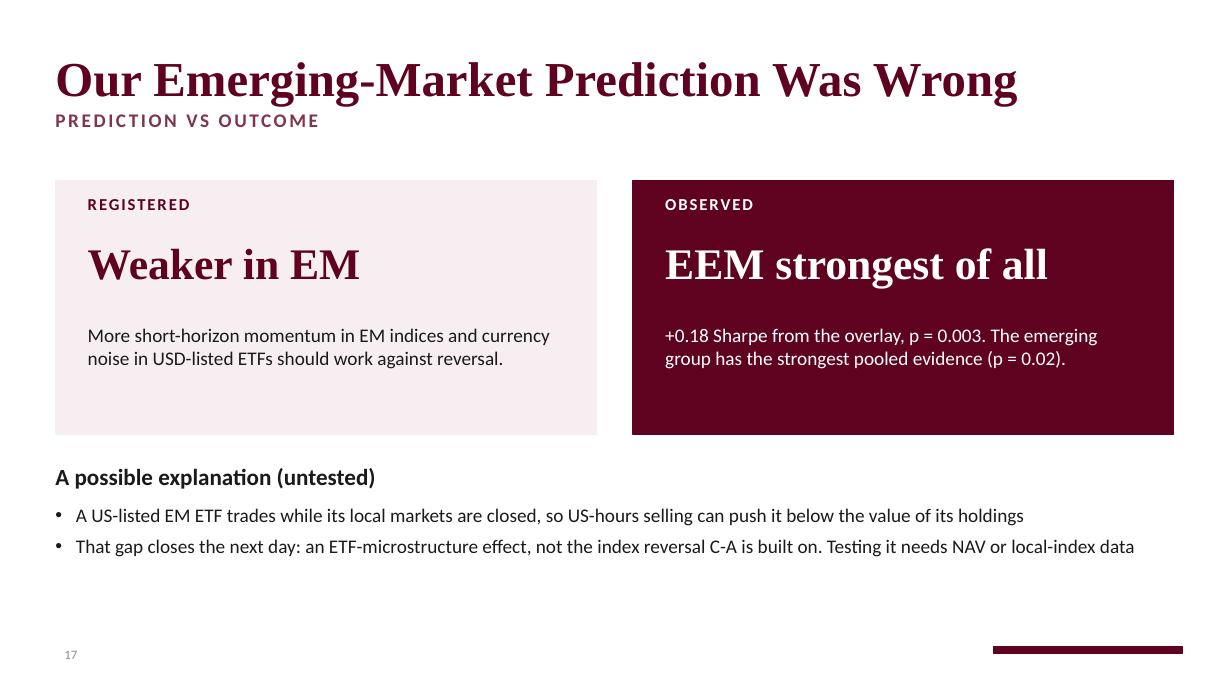
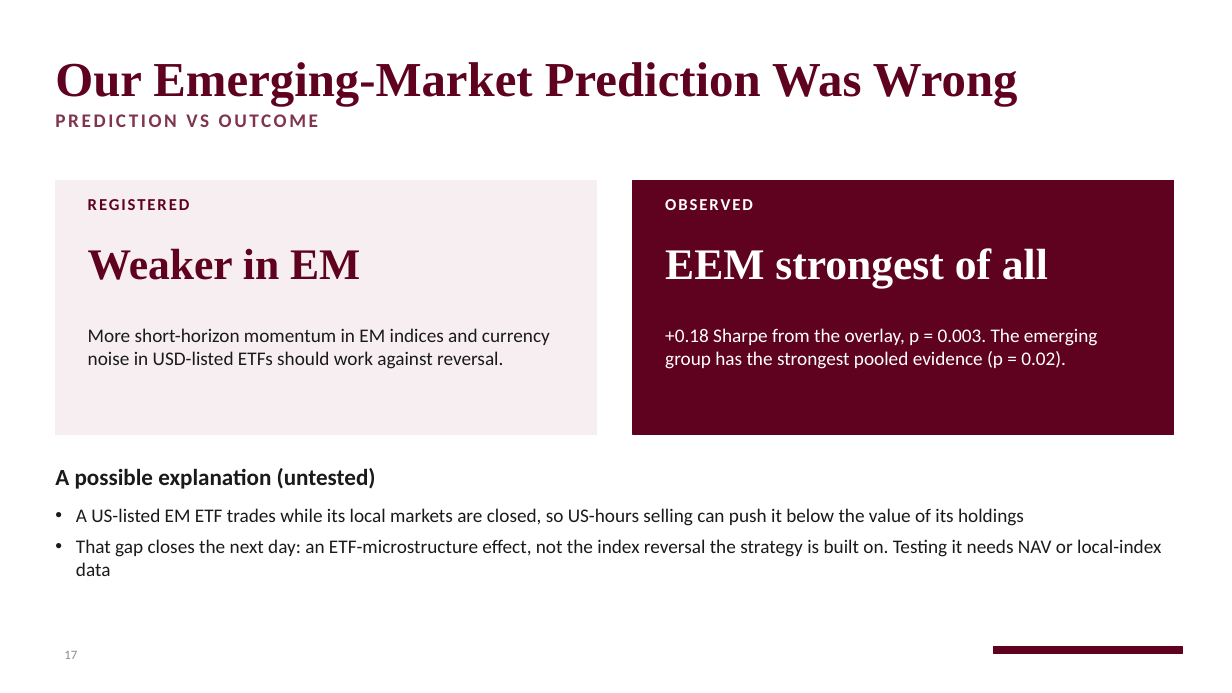
Before and after one commit to RobinHumberg/regime-diversified-mean-reversion, a slide deck: slide 17 of presentation/regime_mr_other_markets.pptx. Drawn at 1232x693 pixels with LibreOffice and Linux fonts; fonts in the diff are those of the drawing; background and template pictures are left out. Boxes give left, top, right and bottom in pixels: in the first picture for what was removed or moved away, otherwise in the second. Text is boxed around its words. In the diff, an @@ line names an element or a change of style, - is before the commit and + after.

```diff
--- a/presentation/regime_mr_other_markets.pptx
+++ b/presentation/regime_mr_other_markets.pptx
@@ text at (76, 539, 1161, 576): text changed @@
-• That gap closes the next day: an ETF-microstructure effect, not the index reversal C-A is built on. Testing it needs NAV or local-index data
+• That gap closes the next day: an ETF-microstructure effect, not the index reversal the strategy is built on. Testing it needs NAV or local-index data
```
Also in this commit, not shown: 11 other slides changed, 3 other files.
